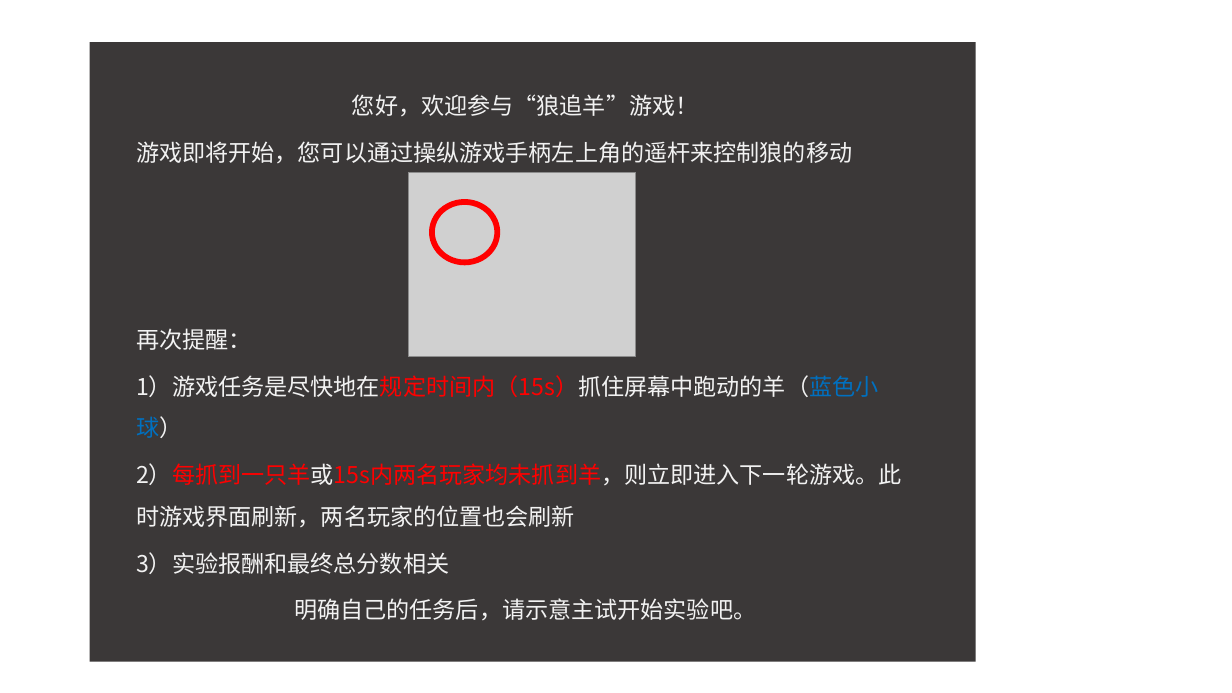
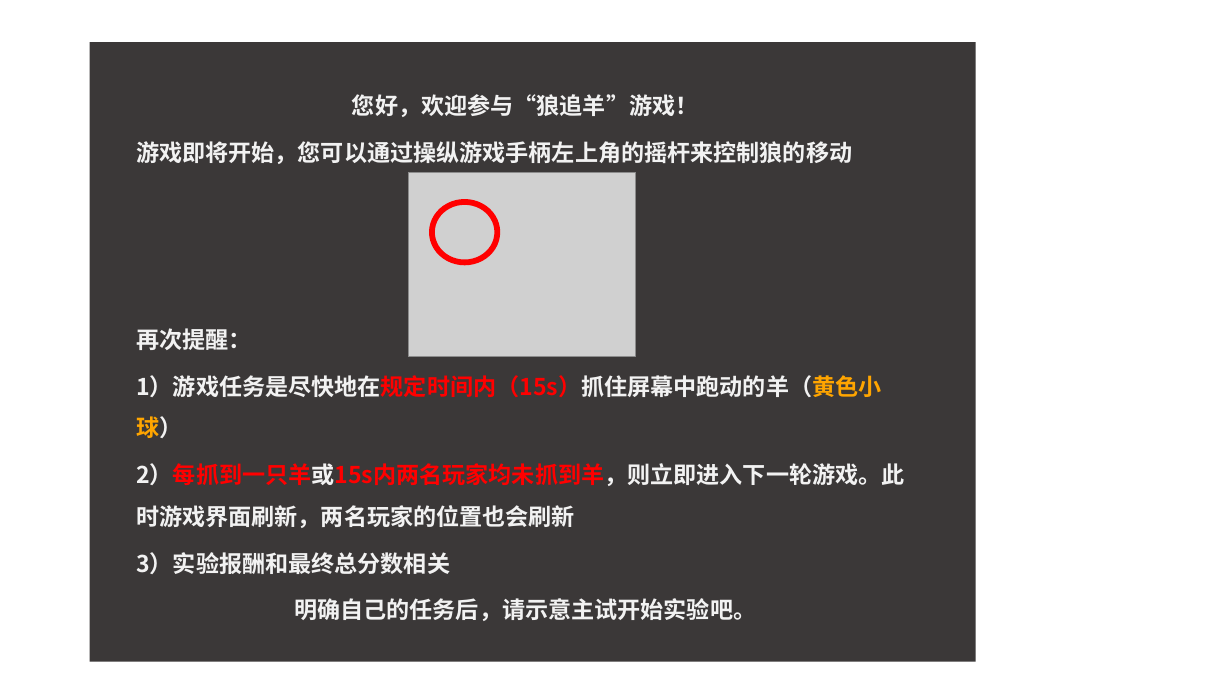
Before and after one commit to ChenyaGu/imagineWeCooperation, a slide deck: slide 5 of pictures/introduction.pptx (slide 8 before the commit). Drawn at 1232x693 pixels with LibreOffice and Linux fonts; fonts in the diff are those of the drawing; grey boxes stand for pictures. Boxes give left, top, right and bottom in pixels: in the first picture for what was removed or moved away, otherwise in the second. Text is boxed around its words. In the diff, an @@ line names an element or a change of style, - is before the commit and + after.

```diff
--- a/pictures/introduction.pptx
+++ b/pictures/introduction.pptx
@@ text at box(136, 94, 904, 621): bold on in "您好，欢迎参与“狼追羊”游戏！", "再次提醒：", "2）每抓到一只羊或15s内两名玩家均未抓到羊，则立即进入下一轮游戏。此时游戏界面刷新，两名玩家的位置也会刷新", "3）实验报酬和最终总分数相关" and 1 more places @@
@@ text at box(136, 141, 852, 164): text changed; bold on @@
-游戏即将开始，您可以通过操纵游戏手柄左上角的遥杆来控制狼的移动
+游戏即将开始，您可以通过操纵游戏手柄左上角的摇杆来控制狼的移动
@@ text at box(136, 375, 881, 438): text changed; bold on @@
-1）游戏任务是尽快地在规定时间内（15s）抓住屏幕中跑动的羊（蓝色小球）
+1）游戏任务是尽快地在规定时间内（15s）抓住屏幕中跑动的羊（黄色小球）
```
Also in this commit, not shown: 4 other slides changed, 3 slides removed, 7 other files.
